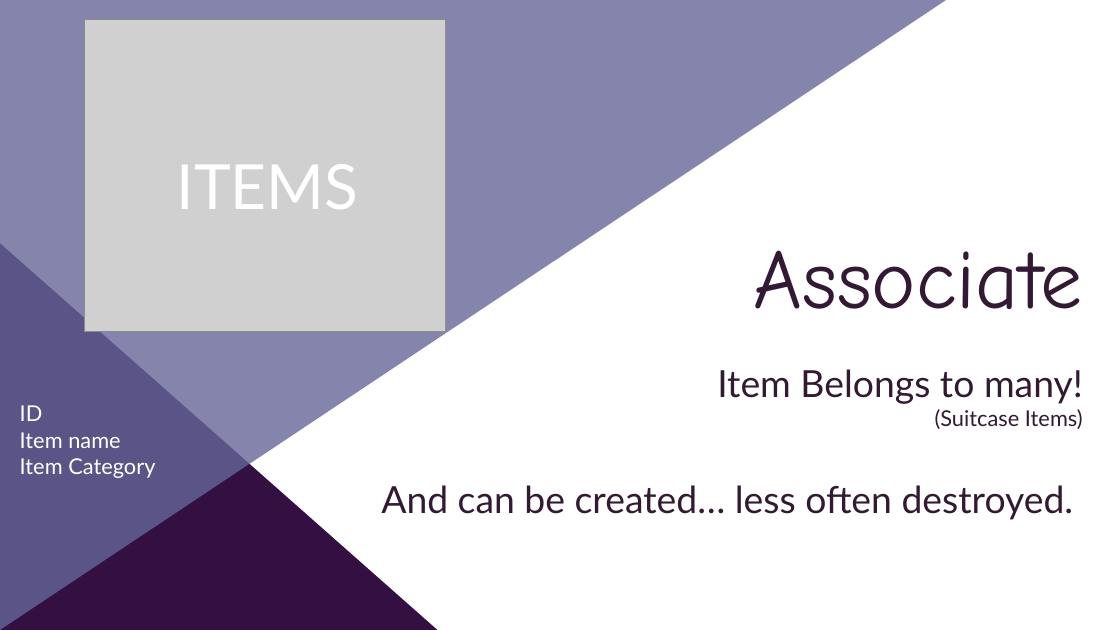
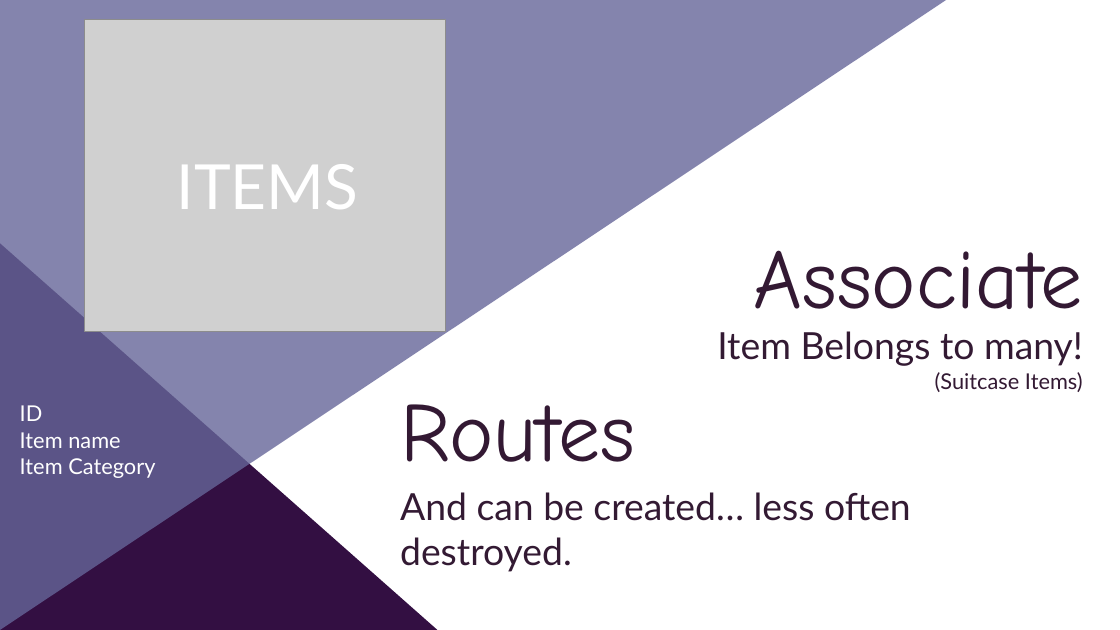
Before and after one commit to v-maxjohnson/Wander-Must, a slide deck: slide 7 of app/public/assets/img/WanderMust_Presentation.pptx. Drawn at 1120x630 pixels with LibreOffice and Linux fonts; fonts in the diff are those of the drawing; grey boxes stand for pictures. Boxes give left, top, right and bottom in pixels: in the first picture for what was removed or moved away, otherwise in the second. Text is boxed around its words. In the diff, an @@ line names an element or a change of style, - is before the commit and + after.

```diff
--- a/app/public/assets/img/WanderMust_Presentation.pptx
+++ b/app/public/assets/img/WanderMust_Presentation.pptx
@@ text "Item Belongs to many!": place and size @@
-text "Item Belongs to many!" at bbox=[381, 369, 1083, 520]
+text "Item Belongs to many!" at bbox=[400, 331, 1083, 572]
@@ text added at bbox=[400, 404, 635, 462], 54 pt, text #331933 @@
+Routes
@@ text at bbox=[400, 492, 911, 572]: alignment right to left @@
```
Also in this commit, not shown: 5 other slides changed, 3 slides added, 2 other files.
